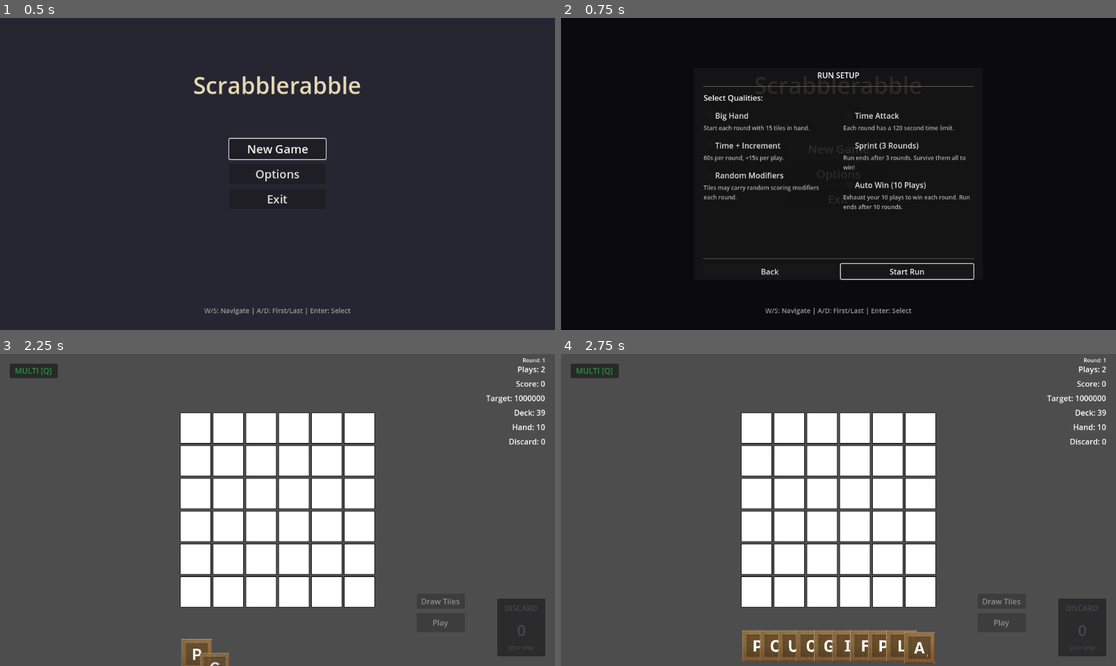
Above: before the commit, frames 1-4 (two rows, left to right).
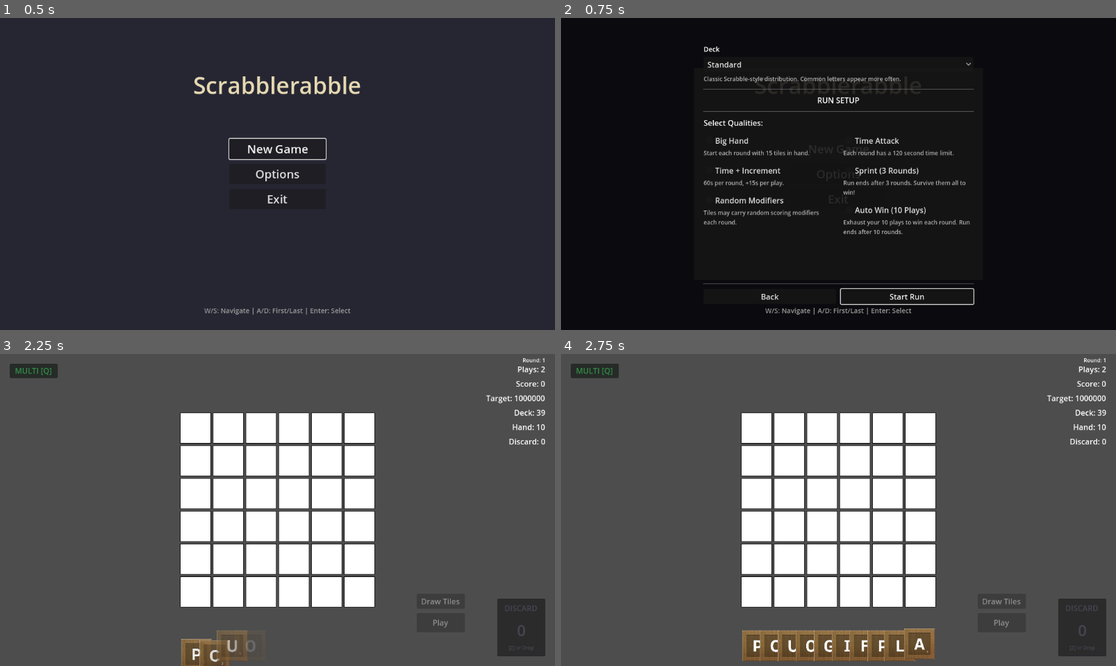
Above: after the commit, the same moments.

Repository: rcmilan/godot-scrabblerabble
Game: Godot game, scene res://scenes/title_screen/TitleScreen.tscn
Same seed, same stepped clock (60 frames per second), same inputs: the game is played once before the commit and once after it.
Inputs:
- Up to frame 1 (0.5 s): no input
- Up to frame 2 (0.75 s): click "New Game" at 0.5 s
- Up to frame 3 (2.25 s): click "New Game" at 1.25 s; click "Start Run" at 2 s
- Up to frame 4 (2.75 s): no input

Frame 1 is identical in both runs. In frame 2, 5.6% of the frame differs, in the area x 25-75%, y 9-92%; in frame 3, 0.5%; in frame 4, 0.5%.

Commit message:
feat: rework RunSetupPopup to add deck selector (Standard/Equal/Cursed)
Co-Authored-By: Claude Sonnet 4.6 <noreply@anthropic.com>

Diff:
--- a/scenes/title_screen/run_setup_popup.gd
+++ b/scenes/title_screen/run_setup_popup.gd
@@ -18,12 +18,17 @@
 @onready var _quality_list: HBoxContainer = $Panel/MarginContainer/VBoxContainer/ScrollContainer/QualityList
 @onready var _start_button: Button = $Panel/MarginContainer/VBoxContainer/ButtonContainer/StartButton
 @onready var _back_button: Button = $Panel/MarginContainer/VBoxContainer/ButtonContainer/BackButton
+@onready var _content_vbox: VBoxContainer = $Panel/MarginContainer/VBoxContainer
 
 # =============================================================================
 # STATE
 # =============================================================================
 
 var _quality_checkboxes: Dictionary = {}  # StringName -> CheckBox
+
+var _deck_option: OptionButton = null
+var _deck_desc_label: Label = null
+var _deck_ids: Array[StringName] = []
 
 # =============================================================================
 # LIFECYCLE
@@ -33,6 +38,7 @@
 	_start_button.pressed.connect(_on_start_pressed)
 	_back_button.pressed.connect(_on_back_pressed)
 	set_process_input(true)
+	_populate_deck_selector()
 	_populate_quality_list()
 
 
@@ -59,6 +65,55 @@
 # =============================================================================
 # PRIVATE
 # =============================================================================
+
+func _populate_deck_selector() -> void:
+	var deck_label := Label.new()
+	deck_label.text = "Deck"
+	deck_label.add_theme_font_size_override("font_size", 14)
+
+	_deck_option = OptionButton.new()
+	_deck_option.size_flags_horizontal = Control.SIZE_EXPAND_FILL
+	_deck_ids = DeckRegistry.get_all_deck_ids()
+	for id in _deck_ids:
+		var deck := DeckRegistry.create_default(id)
+		_deck_option.add_item(deck.get_display_name())
+	_deck_option.item_selected.connect(_on_deck_selected)
+
+	_deck_desc_label = Label.new()
+	_deck_desc_label.autowrap_mode = TextServer.AUTOWRAP_WORD_SMART
+	_deck_desc_label.add_theme_font_size_override("font_size", 12)
+	_deck_desc_label.add_theme_color_override("font_color", Color(0.7, 0.7, 0.7))
+
+	var section := VBoxContainer.new()
+	section.add_theme_constant_override("separation", 6)
+	section.add_child(deck_label)
+	section.add_child(_deck_option)
+	section.add_child(_deck_desc_label)
+
+	var sep := HSeparator.new()
+
+	_content_vbox.add_child(section)
+	_content_vbox.add_child(sep)
+	_content_vbox.move_child(section, 0)
+	_content_vbox.move_child(sep, 1)
+
+	_on_deck_selected(0)
+
+
+func _on_deck_selected(index: int) -> void:
+	if _deck_desc_label == null or index >= _deck_ids.size():
+		return
+	var deck := DeckRegistry.create_default(_deck_ids[index])
+	if deck:
+		_deck_desc_label.text = deck.get_description()
+
+
+func _get_selected_deck() -> DeckDefinition:
+	var index := _deck_option.selected if _deck_option else 0
+	if index < 0 or index >= _deck_ids.size():
+		return StandardDeck.new()
+	return DeckRegistry.create_default(_deck_ids[index])
+
 
 func _populate_quality_list() -> void:
 	# Clear existing children
@@ -105,7 +160,7 @@
 
 func _build_run() -> Run:
 	var builder := RunBuilder.new()
-	builder.set_bag(load("res://Data/BagDistribution/bag_default.tres"))
+	builder.set_deck(_get_selected_deck())
 
 	for id in _quality_checkboxes:
 		var checkbox: CheckBox = _quality_checkboxes[id]
